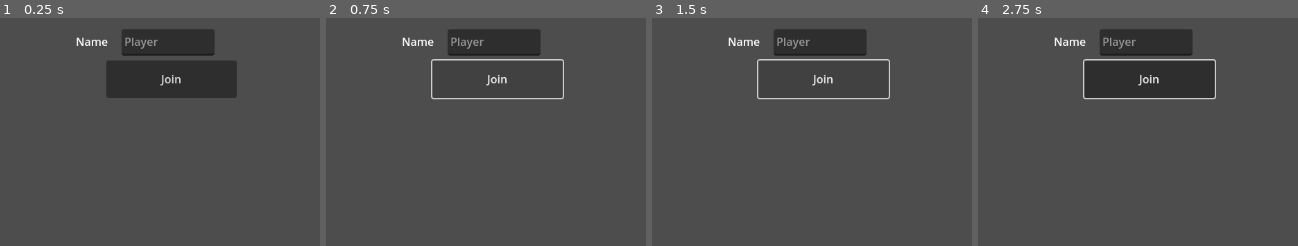
Above: before the commit, frames 1-4 (left to right).
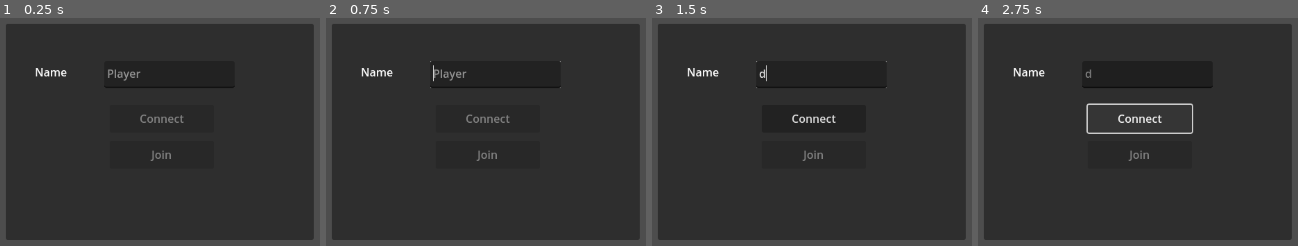
Above: after the commit, the same moments.

Repository: HexDOTexe/vaelerun-client
Game: Godot game, scene res://Scenes/SceneManager.tscn
The game is run twice, just before and just after one commit, with the same random seed, the same clock (stepped at 60 frames per second) and the same inputs. Before the commit the project starts from res://Scenes/Interface/LoginMenu.tscn.
Inputs (mouse positions are in pixels of both pictures, inside the frame that each line leads up to):
- Up to frame 1 (0.25 s): no input
- Up to frame 2 (0.75 s): click (498, 79) at 0.5 s, where only the run before the commit has a clickable "Join"
- Up to frame 3 (1.5 s): hold D (move_right) from 1.28 s (still down)
- Up to frame 4 (2.75 s): release D (move_right) at 2 s; click (1141, 118) at 2 s, where only the run after the commit has a clickable "Connect"

The runs differ from the first frame. In frame 1, 81% of the frame differs, in the area x 1-99%, y 2-98%; in frame 2, 86%; in frame 3, 86%; in frame 4, 78%.
Error before the commit: Cannot call method 'compress' on a null value. (res://Scripts/Server.gd:14)
Error after the commit: Cannot call method 'compress' on a null value. (res://Scripts/Server.gd:15)

Commit message:
LoginMenu updates
Added basic functionality to the LoginMenu interface

Diff:
--- a/Scenes/Interface/LoginMenu.gd
+++ /dev/null
@@ -1,6 +0,0 @@
-extends Node
-
-
-func _on_button_pressed():
-	Server.temp_name = $TextEdit.text
-	Server.connect_to_server()
--- a/Scenes/Interface/LoginMenu.tscn
+++ b/Scenes/Interface/LoginMenu.tscn
@@ -1,29 +1,88 @@
 [gd_scene load_steps=2 format=3 uid="uid://d2cyvaohri2d4"]
 
-[ext_resource type="Script" path="res://Scenes/Interface/LoginMenu.gd" id="1_rbbpd"]
+[ext_resource type="Script" path="res://Scripts/LoginMenu.gd" id="1_rbbpd"]
 
-[node name="LoginMenu" type="Node"]
+[node name="LoginMenu" type="Control"]
+layout_mode = 3
+anchors_preset = 15
+anchor_right = 1.0
+anchor_bottom = 1.0
+grow_horizontal = 2
+grow_vertical = 2
 script = ExtResource("1_rbbpd")
 
-[node name="Button" type="Button" parent="."]
-offset_left = 162.0
-offset_top = 70.0
-offset_right = 350.0
-offset_bottom = 124.0
+[node name="LoginPanel" type="PanelContainer" parent="."]
+layout_mode = 1
+anchors_preset = 8
+anchor_left = 0.5
+anchor_top = 0.5
+anchor_right = 0.5
+anchor_bottom = 0.5
+offset_left = -559.0
+offset_top = -307.0
+offset_right = -115.0
+offset_bottom = 5.0
+grow_horizontal = 2
+grow_vertical = 2
+
+[node name="NameLabel" type="Label" parent="."]
+layout_mode = 2
+offset_left = 59.0
+offset_top = 75.0
+offset_right = 106.0
+offset_bottom = 98.0
+size_flags_horizontal = 4
+text = "Name"
+
+[node name="NameBox" type="TextEdit" parent="."]
+layout_mode = 2
+offset_left = 159.0
+offset_top = 71.0
+offset_right = 347.0
+offset_bottom = 110.0
+size_flags_horizontal = 4
+size_flags_vertical = 4
+placeholder_text = "Player"
+context_menu_enabled = false
+shortcut_keys_enabled = false
+selecting_enabled = false
+deselect_on_focus_loss_enabled = false
+drag_and_drop_selection_enabled = false
+middle_mouse_paste_enabled = false
+autowrap_mode = 1
+caret_blink = true
+caret_move_on_right_click = false
+caret_multiple = false
+
+[node name="Join" type="Button" parent="."]
+layout_mode = 2
+offset_left = 167.0
+offset_top = 186.0
+offset_right = 317.0
+offset_bottom = 226.0
+size_flags_horizontal = 4
+size_flags_vertical = 4
+disabled = true
 text = "Join"
 
-[node name="TextEdit" type="TextEdit" parent="."]
-offset_left = 184.0
-offset_top = 25.0
-offset_right = 318.0
-offset_bottom = 63.0
-placeholder_text = "Player"
+[node name="Connect" type="Button" parent="."]
+layout_mode = 0
+offset_left = 167.0
+offset_top = 134.0
+offset_right = 317.0
+offset_bottom = 174.0
+disabled = true
+text = "Connect"
 
-[node name="Label" type="Label" parent="."]
-offset_left = 118.0
-offset_top = 31.0
-offset_right = 165.0
-offset_bottom = 54.0
-text = "Name"
+[node name="MessageLabel" type="Label" parent="."]
+layout_mode = 0
+offset_left = 127.0
+offset_top = 241.0
+offset_right = 368.0
+offset_bottom = 299.0
+horizontal_alignment = 1
+vertical_alignment = 1
 
-[connection signal="pressed" from="Button" to="." method="_on_button_pressed"]
+[connection signal="text_changed" from="NameBox" to="." method="_on_text_edit_text_changed"]
+[connection signal="pressed" from="Join" to="." method="_on_button_pressed"]
+[connection signal="pressed" from="Connect" to="." method="_on_connect_pressed"]
--- a/Scenes/SceneManager.tscn
+++ b/Scenes/SceneManager.tscn
@@ -1,6 +1,9 @@
-[gd_scene load_steps=2 format=3 uid="uid://b6828ghb5ykdv"]
+[gd_scene load_steps=3 format=3 uid="uid://b6828ghb5ykdv"]
 
 [ext_resource type="Script" path="res://Scripts/SceneManager.gd" id="1_tphq4"]
+[ext_resource type="PackedScene" uid="uid://d2cyvaohri2d4" path="res://Scenes/Interface/LoginMenu.tscn" id="2_yu5cp"]
 
 [node name="SceneManager" type="Node"]
 script = ExtResource("1_tphq4")
+
+[node name="LoginMenu" parent="." instance=ExtResource("2_yu5cp")]
--- /dev/null
+++ b/Scripts/LoginMenu.gd
@@ -0,0 +1,26 @@
+extends Node
+
+func _physics_process(delta):
+	if Server.connection_status == 1:
+		$Connect.disabled = true
+		$MessageLabel.text = "Connected to server."
+		$Join.disabled = false
+	else:
+		$MessageLabel.text = ""
+		$Join.disabled = true
+
+func _on_text_edit_text_changed():
+	if $NameBox.text:
+		Server.temp_name = $NameBox.text
+		$Connect.disabled = false
+	else:
+		$Connect.disabled = true
+
+# Connect button
+func _on_connect_pressed():
+	$NameBox.editable = false
+	Server.connect_to_server()
+
+# Join button
+func _on_button_pressed():
+	pass
--- a/Scripts/Player.gd
+++ b/Scripts/Player.gd
@@ -47,6 +47,5 @@
 		velocity = movement_vector * stat_movement_speed_current
 	else:
 		velocity = movement_vector
-	print(str(velocity))
 
 	move_and_slide()
--- a/Scripts/Server.gd
+++ b/Scripts/Server.gd
@@ -5,6 +5,7 @@
 var port = 9999
 
 var temp_name = "Player"
+var connection_status = 0
 
 func _ready():
 	pass
@@ -20,10 +21,12 @@
 	multiplayer.connection_failed.connect(connection_failed)
 
 func connected_to_server():
+	sync_client_information.rpc_id(1, temp_name, multiplayer.get_unique_id())
+	connection_status = 1
 	print("Connected to server.")
-	sync_client_information.rpc_id(1, temp_name, multiplayer.get_unique_id())
 
 func connection_failed():
+	connection_status = 0
 	print("Failed to connect.")
 
 @rpc("any_peer","call_remote")
--- a/project.godot
+++ b/project.godot
@@ -11,7 +11,7 @@
 [application]
 
 config/name="VaelerunClient"
-run/main_scene="res://Scenes/Interface/LoginMenu.tscn"
+run/main_scene="res://Scenes/SceneManager.tscn"
 config/features=PackedStringArray("4.2", "Forward Plus")
 config/icon="res://Assets/Editor/vael_client.png"
 
